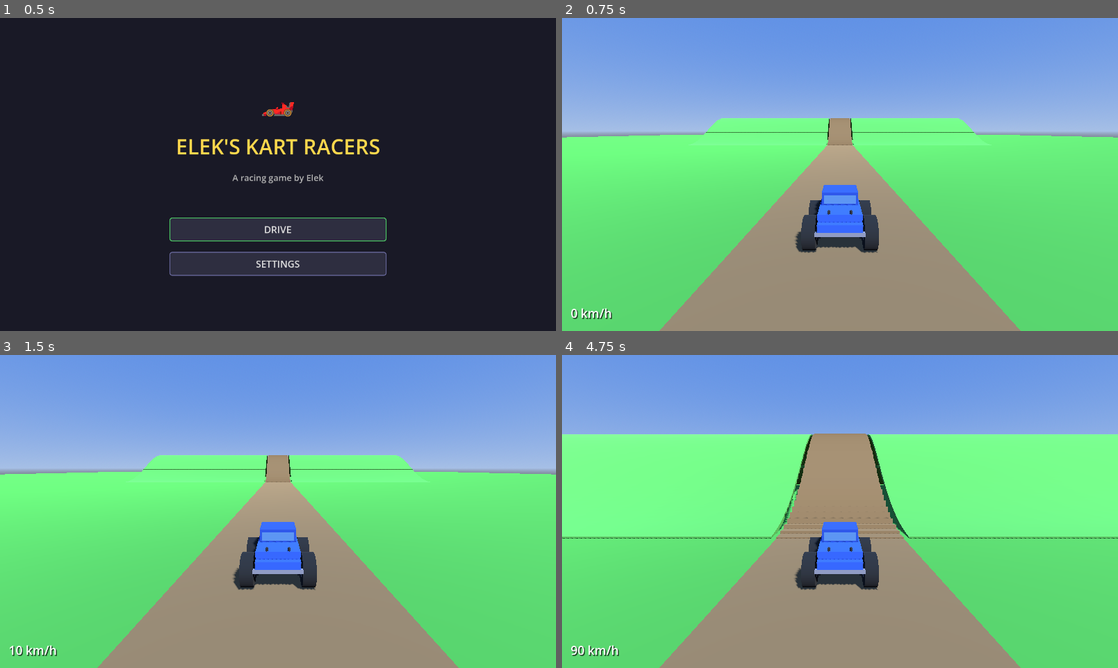
Above: before the commit, frames 1-4 (two rows, left to right).
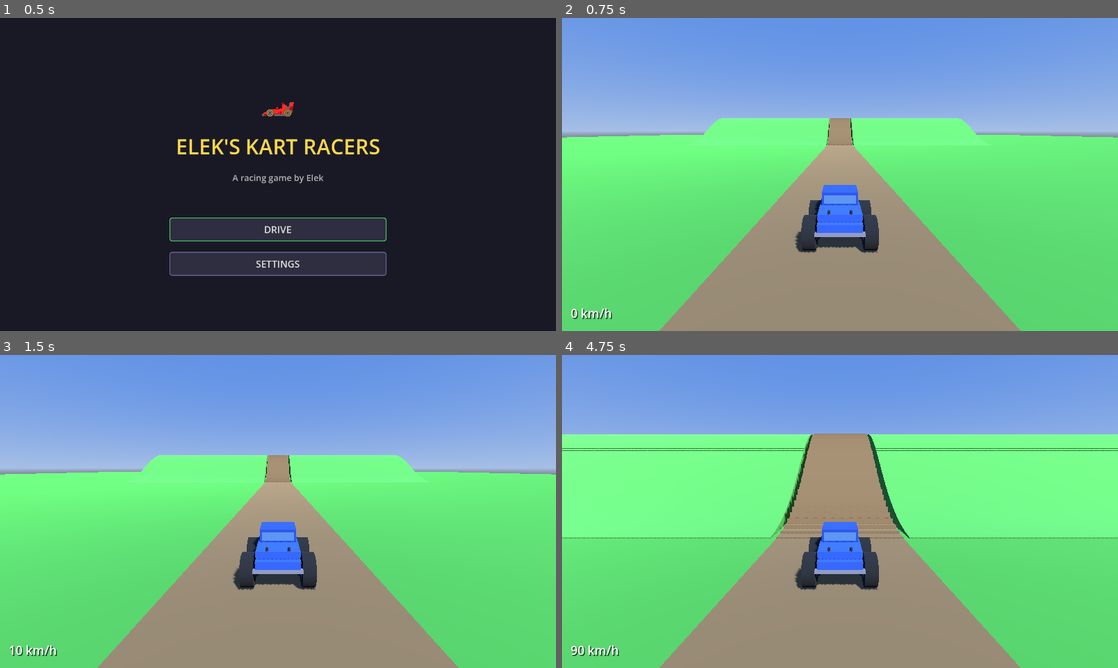
Above: after the commit, the same moments.

Repository: withdoron/Elek-games
Game: Godot game, scene res://node_3d.tscn
Same seed, same stepped clock (60 frames per second), same inputs: the game is played once before the commit and once after it.
Inputs (mouse positions are in pixels of both pictures, inside the frame that each line leads up to):
- Up to frame 1 (0.5 s): no input
- Up to frame 2 (0.75 s): click "DRIVE" at 0.5 s
- Up to frame 3 (1.5 s): tap Enter at 1.25 s; move the mouse to (305, 511) at 1.27 s; hold W (accelerate) from 1.28 s (still down); click (305, 511) at 1.42 s
- Up to frame 4 (4.75 s): keep holding W (accelerate); move the mouse to (812, 511) at 2.02 s; move the mouse to (851, 505) at 2.77 s; move the mouse to (834, 517) at 3.52 s; click (834, 517) at 3.67 s; move the mouse to (878, 514) at 4.27 s

Frame 1 is identical in both runs. In frame 2, 0.1% of the frame differs, in the area x 25-75%, y 32-41%; in frame 3, 0.1%; in frame 4, 0.9%, in the area x 0-100%, y 25-59%.

Commit message:
TRACK+CONTROLS: deep hill slabs, remap gamepad buttons
- Hill terrain slabs now 3.0 deep (matching road), positioned -1.4
  below surface so seams are buried
- Gamepad: A = gas, X = brake/reverse (was B)
- Bumpers (LB/RB) stubbed out for future jump/powerslide

Co-Authored-By: Claude Opus 4.6 (1M context) <noreply@anthropic.com>

Diff:
--- a/kart-racers/scripts/main_setup.gd
+++ b/kart-racers/scripts/main_setup.gd
@@ -125,27 +125,27 @@
 
 		var slope = atan2(h_front - h_back, z_step_size)
 
-		# Thick slabs with overlap to fill gaps
+		# Deep slabs — bulk hidden below, top face is visible hill surface
 		var half_w = (strip_width / 2.0) - 5.5
 		var x_offset = (strip_width / 4.0) + 2.75
 
 		# Left side
 		var left_strip = MeshInstance3D.new()
 		var left_box = BoxMesh.new()
-		left_box.size = Vector3(half_w, 0.4, z_step_size * 1.15)
+		left_box.size = Vector3(half_w, 3.0, z_step_size * 1.15)
 		left_strip.mesh = left_box
 		left_strip.material_override = hill_mat
-		left_strip.position = Vector3(-x_offset, h_mid - 0.1, z_mid)
+		left_strip.position = Vector3(-x_offset, h_mid - 1.4, z_mid)
 		left_strip.rotation.x = slope
 		add_child(left_strip)
 
 		# Right side
 		var right_strip = MeshInstance3D.new()
 		var right_box = BoxMesh.new()
-		right_box.size = Vector3(half_w, 0.4, z_step_size * 1.15)
+		right_box.size = Vector3(half_w, 3.0, z_step_size * 1.15)
 		right_strip.mesh = right_box
 		right_strip.material_override = hill_mat
-		right_strip.position = Vector3(x_offset, h_mid - 0.1, z_mid)
+		right_strip.position = Vector3(x_offset, h_mid - 1.4, z_mid)
 		right_strip.rotation.x = slope
 		add_child(right_strip)
 
--- a/kart-racers/scripts/player_kart.gd
+++ b/kart-racers/scripts/player_kart.gd
@@ -54,11 +54,15 @@
 	if abs(stick_x) > s.deadzone:
 		steer_input = clamp(steer_input + stick_x * s.stick_sensitivity, -1.0, 1.0)
 
-	# Gamepad face buttons as fallback
+	# Gamepad face buttons: A = gas, X = brake/reverse
 	if Input.is_joy_button_pressed(0, JOY_BUTTON_A):
 		throttle = max(throttle, 1.0)
-	if Input.is_joy_button_pressed(0, JOY_BUTTON_B):
+	if Input.is_joy_button_pressed(0, JOY_BUTTON_X):
 		brake_input = max(brake_input, 1.0)
+
+	# Bumpers reserved for jump/powerslide (LB / RB)
+	# var lb_pressed = Input.is_joy_button_pressed(0, JOY_BUTTON_LEFT_SHOULDER)
+	# var rb_pressed = Input.is_joy_button_pressed(0, JOY_BUTTON_RIGHT_SHOULDER)
 
 	# --- Speed ---
 	if throttle > 0.0 and speed >= 0.0:
